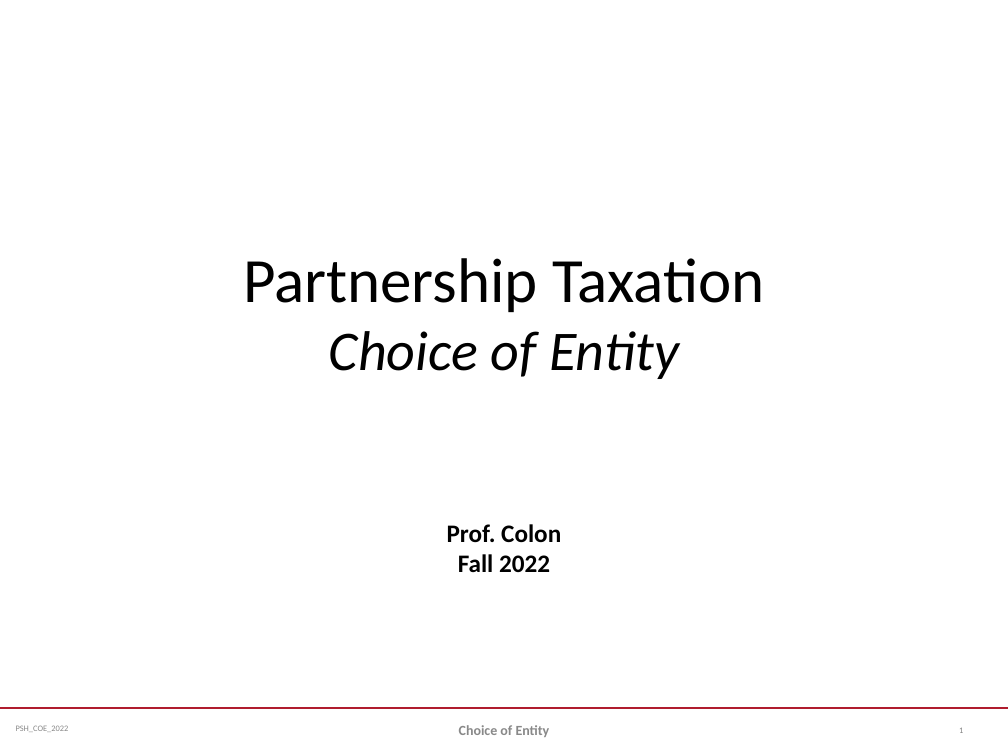
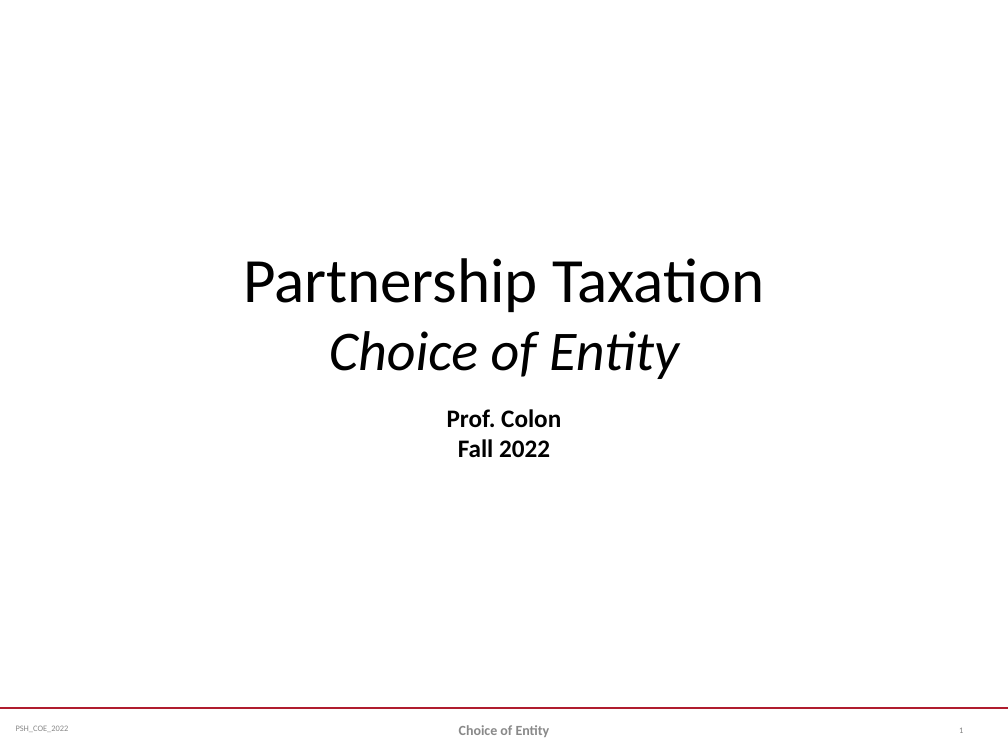
Before and after one commit to jmc877/Partnership-Tax, a slide deck: slide 1 of slides/PSH_COEntity_2022.pptx. Drawn at 1008x756 pixels with LibreOffice and Linux fonts; fonts in the diff are those of the drawing. Boxes give left, top, right and bottom in pixels: in the first picture for what was removed or moved away, otherwise in the second. Text is boxed around its words. In the diff, an @@ line names an element or a change of style, - is before the commit and + after.

```diff
--- a/slides/PSH_COEntity_2022.pptx
+++ b/slides/PSH_COEntity_2022.pptx
@@ subtitle "Prof. Colon": place and size @@
-subtitle "Prof. Colon" at box(447, 524, 561, 572)
+subtitle "Prof. Colon" at box(447, 409, 561, 457)
```
Also in this commit, not shown: 2 other slides changed, 4 other files.
